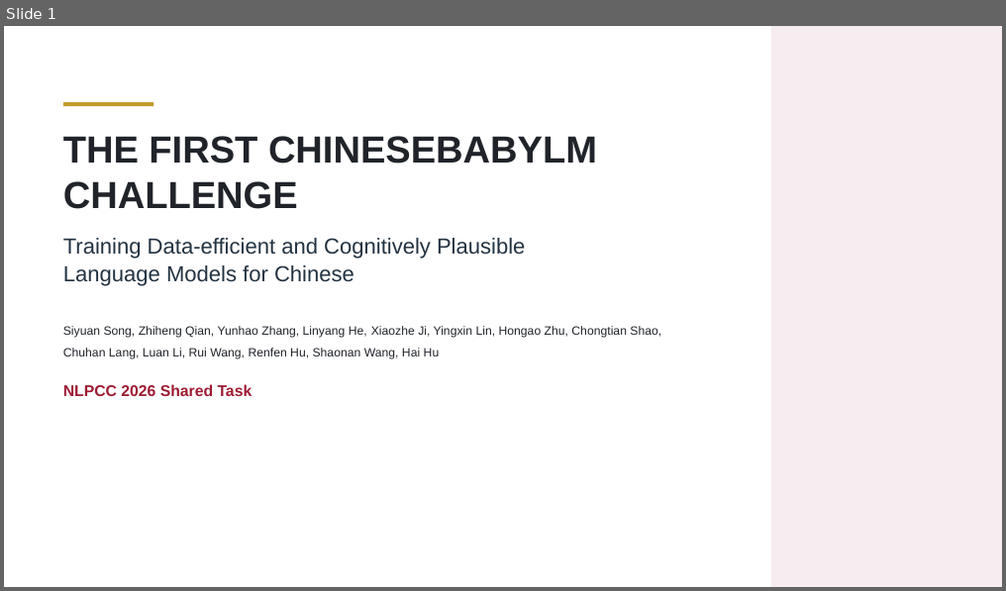
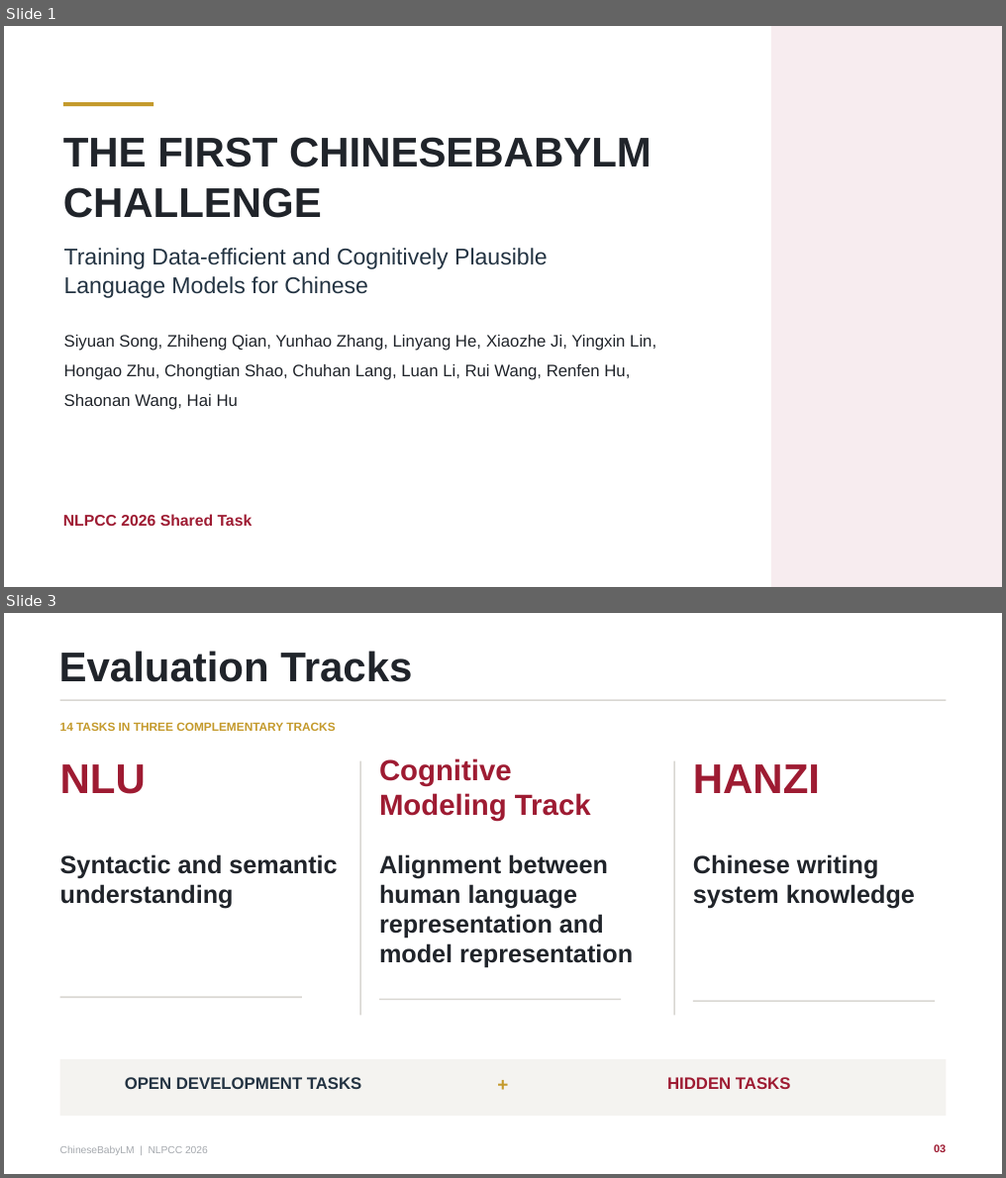
Before and after one commit to zh-qian2004/nlpcc-chinesebabylm-slide, a slide deck: ChineseBabyLM_NLPCC2026_Oral.pptx. Shown one above the other, each under a label of ours: slide 1 before the commit, slides 1 and 3 after it; the slides between them are not shown. The pictures are 1006x591 and 1006x1178 pixels, drawn with LibreOffice and Linux fonts; fonts in the diff are those of the drawing. Boxes give left, top, right and bottom in pixels: in the first picture for what was removed or moved away, otherwise in the second. Text is boxed around its words. In the diff, an @@ line names an element or a change of style, - is before the commit and + after.

```diff
--- a/ChineseBabyLM_NLPCC2026_Oral.pptx
+++ b/ChineseBabyLM_NLPCC2026_Oral.pptx
@@ slide 3 added at <box>4,613,1002,1174</box>, background #FFFFFF @@
@@ text added at <box>59,651,412,682</box>, 40 pt, text #20242A, bold @@
+Evaluation Tracks
@@ rectangle added at <box>60,700,945,701</box>, fill #D9D7D2 @@
@@ text added at <box>60,722,335,731</box>, 11.2 pt, text #C49A2C, bold @@
+14 TASKS IN THREE COMPLEMENTARY TRACKS
@@ text added at <box>379,759,591,821</box>, 28 pt, text #9E1B32, bold @@
+Cognitive Modeling Track
@@ text added at <box>60,764,146,794</box>, 40 pt, text #9E1B32, bold @@
+NLU
@@ rectangle added at <box>359,761,361,1016</box>, fill #D9D7D2 @@
@@ rectangle added at <box>674,761,675,1016</box>, fill #D9D7D2 @@
@@ text added at <box>693,764,820,793</box>, 40 pt, text #9E1B32, bold @@
+HANZI
@@ text added at <box>60,855,337,909</box>, 24 pt, text #20242A, bold @@
+Syntactic and semantic understanding
@@ text added at <box>379,855,633,968</box>, 24 pt, text #20242A, bold @@
+Alignment between human language representation and model representation
@@ text added at <box>693,855,915,909</box>, 24 pt, text #20242A, bold @@
+Chinese writing system knowledge
@@ rectangle added at <box>60,997,302,998</box>, fill #D9D7D2 @@
@@ rectangle added at <box>379,998,621,1000</box>, fill #D9D7D2 @@
@@ rectangle added at <box>693,1001,936,1002</box>, fill #D9D7D2 @@
@@ rectangle added at <box>60,1059,945,1116</box>, fill #F4F3F0 @@
@@ text added at <box>125,1077,362,1089</box>, 16 pt, text #233342, bold @@
+OPEN DEVELOPMENT TASKS
@@ text added at <box>479,1073,526,1096</box>, 18 pt, text #C49A2C, bold @@
++
@@ text added at <box>667,1077,791,1089</box>, 16 pt, text #9E1B32, bold @@
+HIDDEN TASKS
@@ text added at <box>60,1147,208,1156</box>, 9.8 pt, text #A5A9AE @@
+ChineseBabyLM | NLPCC 2026
@@ text added at <box>934,1145,945,1153</box>, 10.5 pt, text #9E1B32, bold @@
+03
@@ slide 1 changed as well @@
@@ text "THE FIRST CHINESEBABYLM CHALLENGE" at <box>63,137,651,218</box>: size 36.3 to 40 pt @@
@@ text "Training Data-efficient and Cognitively Plausible": place and size @@
-text "Training Data-efficient and Cognitively Plausible" at <box>63,238,525,286</box>
+text "Training Data-efficient and Cognitively Plausible" at <box>64,248,548,298</box>
@@ text "Training Data-efficient and Cognitively Plausible" at <box>64,248,548,298</box>: size 21 to 22 pt @@
@@ text "Siyuan Song, Zhiheng Qian, Yunhao ..." at <box>64,335,656,410</box>: size 11.6 to 16 pt @@
@@ text "NLPCC 2026 Shared Task": place and size @@
-text "NLPCC 2026 Shared Task" at <box>63,384,252,396</box>
+text "NLPCC 2026 Shared Task" at <box>63,514,252,526</box>
```
Also in this commit, not shown: 5 other slides changed, 3 other slides added, 1 slide removed, 4 other files.
